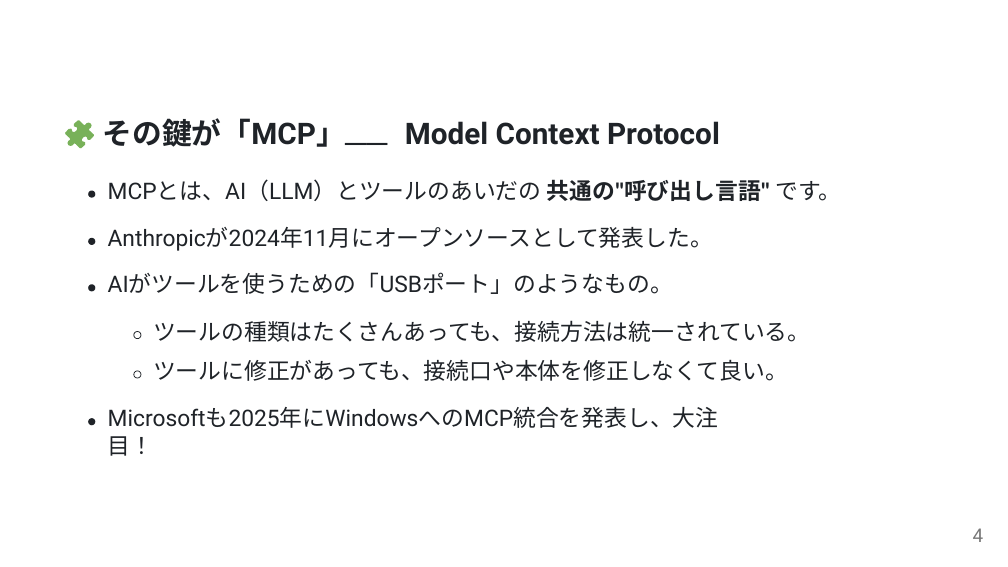
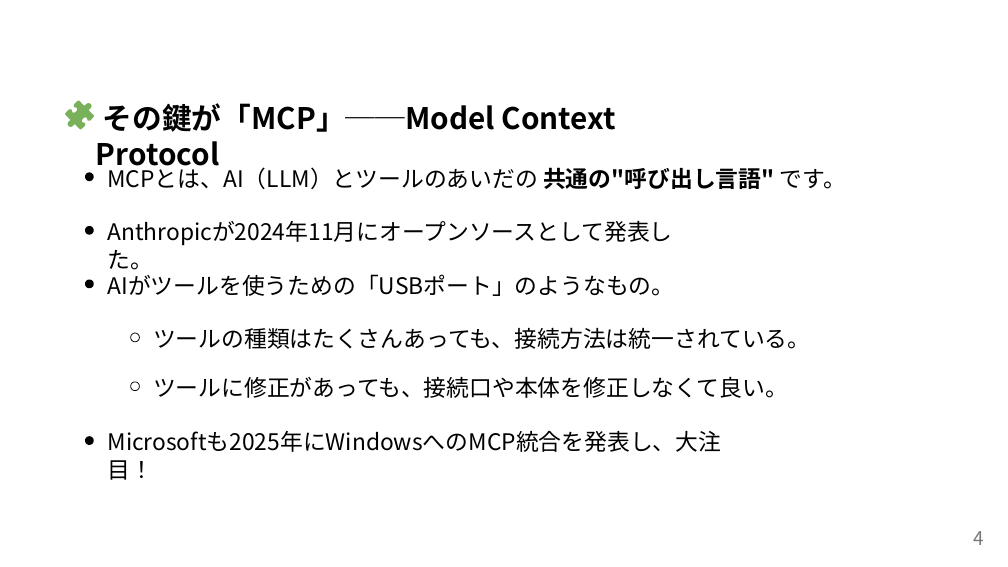
Before and after one commit to ShunsukeTamura06/mcp-study-materials, a slide deck: slide 4 of mcp-introduction.pptx. Drawn at 1008x567 pixels with LibreOffice and Linux fonts; fonts in the diff are those of the drawing. Boxes give left, top, right and bottom in pixels: in the first picture for what was removed or moved away, otherwise in the second. Text is boxed around its words. In the diff, an @@ line names an element or a change of style, - is before the commit and + after.

Commit message:
style修正

```diff
--- a/mcp-introduction.pptx
+++ b/mcp-introduction.pptx
@@ freeform shape: place and size @@
-freeform shape at [65, 120, 95, 149]
+freeform shape at [65, 101, 95, 130]
@@ text at [103, 103, 616, 132]: text changed; font Arial to Noto Sans CJK JP; text colour #1F2328 to #000000 @@
-その鍵が「MCP」
+その鍵が「MCP」──Model Context Protocol
@@ text removed at [346, 124, 405, 154] @@
-──
@@ text removed at [405, 121, 720, 145] @@
-Model Context Protocol
@@ freeform shape added at [85, 172, 93, 181], fill #000000 @@
@@ text at [107, 164, 846, 189]: text changed; font Lato to Noto Sans CJK JP; text colour #1F2328 to #000000 @@
-MCPとは、AI（LLM）とツールのあいだの 共通の"呼び出し⾔語" です。
+MCPとは、AI（LLM）とツールのあいだの 共通の"呼び出し言語" です。
@@ freeform shape: place and size @@
-freeform shape at [88, 191, 95, 197]
+freeform shape at [85, 226, 93, 234]
@@ freeform shape at [85, 226, 93, 234]: fill #1F2328 to #000000 @@
@@ text removed at [108, 227, 713, 251] @@
-Anthropicが2024年11⽉にオープンソースとして発表した。
@@ text added at [107, 250, 153, 270], 21.7 pt, text #000000 @@
+Anthropicが2024年11月にオープンソースとして発表した。
@@ freeform shape at [85, 280, 93, 288]: fill #1F2328 to #000000 @@
@@ freeform shape: place and size @@
-freeform shape at [88, 238, 95, 245]
+freeform shape at [85, 280, 93, 288]
@@ text "AIがツールを使うための「USBポート」のようなもの。" at [108, 274, 675, 296]: font Roboto to Noto Sans CJK JP, font Lato to Noto Sans CJK JP in "AIがツールを使うための「USBポート」のようなもの。"; text colour #1F2328 to #000000 @@
@@ text at [153, 327, 810, 349]: text changed; font Lato to Noto Sans CJK JP; text colour #1F2328 to #000000 @@
-ツールの種類はたくさんあっても、接続⽅法は統⼀されている。
+ツールの種類はたくさんあっても、接続方法は統一されている。
@@ freeform shape: place and size @@
-freeform shape at [88, 284, 95, 291]
+freeform shape at [131, 333, 139, 342]
@@ freeform shape at [131, 333, 139, 342]: fill #1F2328 to none; outline none to #000000 0.74 pt @@
@@ freeform shape: place and size @@
-freeform shape at [134, 332, 141, 339]
+freeform shape at [131, 382, 139, 390]
@@ freeform shape at [131, 382, 139, 390]: outline #1F2328 0.74 pt to #000000 0.74 pt @@
@@ text at [153, 376, 788, 398]: text changed; font Lato to Noto Sans CJK JP; text colour #1F2328 to #000000 @@
-ツールに修正があっても、接続⼝や本体を修正しなくて良い。
+ツールに修正があっても、接続口や本体を修正しなくて良い。
@@ freeform shape removed at [88, 418, 95, 425] @@
@@ freeform shape: place and size @@
-freeform shape at [134, 371, 141, 378]
+freeform shape at [85, 436, 93, 445]
@@ freeform shape at [85, 436, 93, 445]: fill none to #000000; outline #1F2328 0.74 pt to none @@
@@ text at [108, 431, 722, 480]: text changed; font Roboto to Noto Sans CJK JP; text colour #1F2328 to #000000 @@
-Microsoftも2025年にWindowsへのMCP統合を発表し、⼤注⽬！
+Microsoftも2025年にWindowsへのMCP統合を発表し、大注目！
@@ text "4" at [974, 531, 984, 545]: font Roboto to Noto Sans CJK JP @@
```
Also in this commit, not shown: 17 other slides changed, 1 slide added, 1 slide removed, 1 other file.
